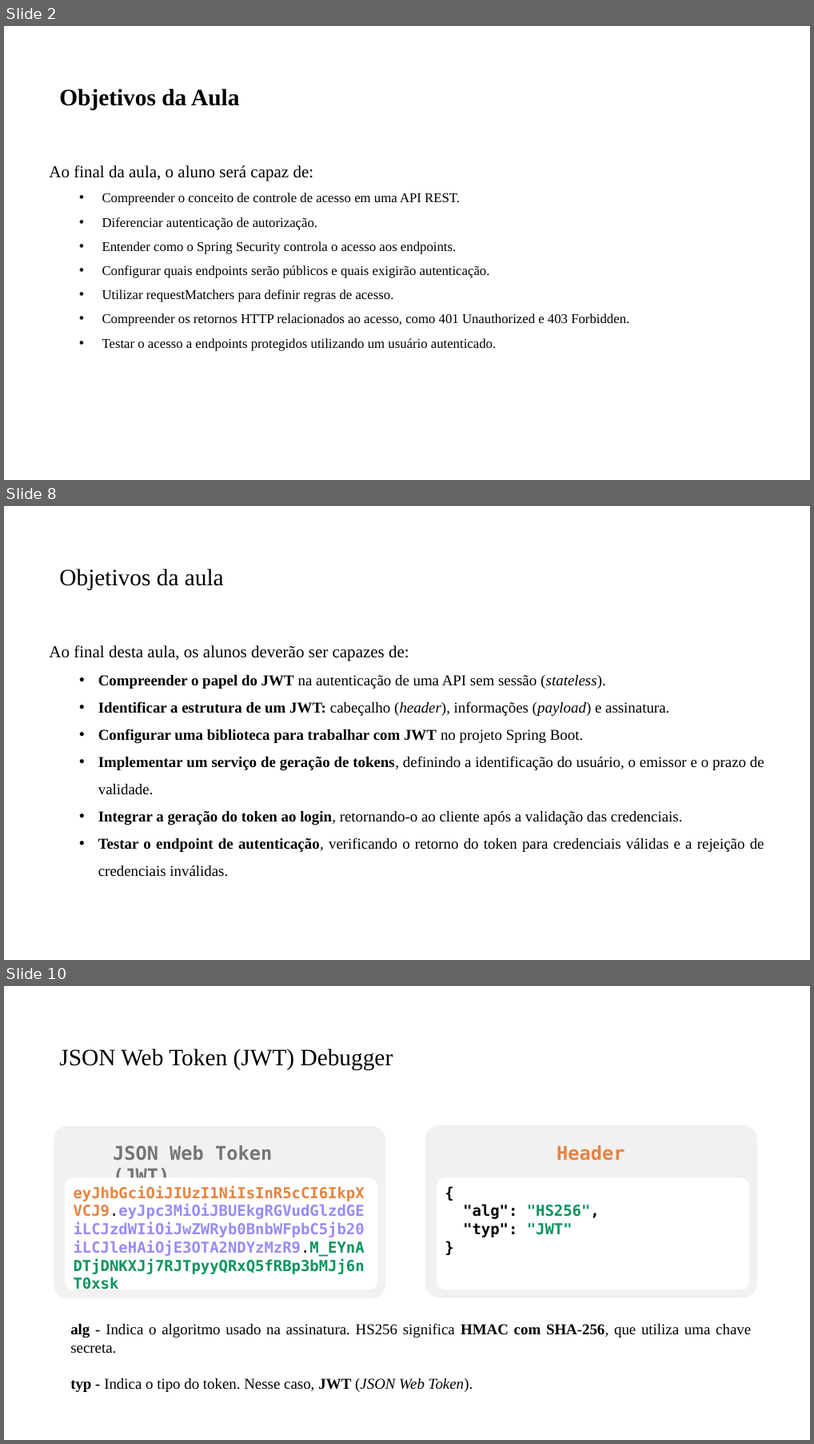
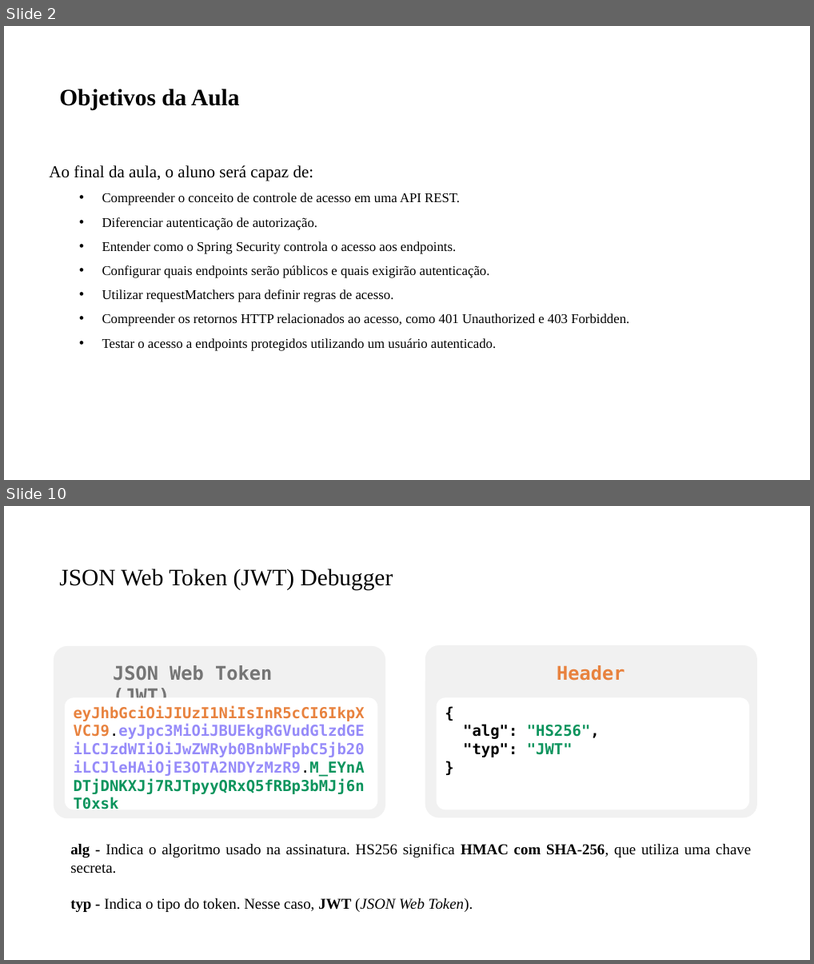
Before and after one commit to PedroMiho/UMC, a slide deck: engenharia-software/software-corporativo/boas-praticas/aula-08-controle-acesso/spring-security.pptx. Shown one above the other, each under a label of ours: slides 2, 8 and 10 before the commit, slides 2 and 10 after it; the slides between them are not shown. The pictures are 814x1444 and 814x964 pixels, drawn with LibreOffice and Linux fonts; fonts in the diff are those of the drawing; background and template pictures are left out. Boxes give left, top, right and bottom in pixels: in the first picture for what was removed or moved away, otherwise in the second. Text is boxed around its words. In the diff, an @@ line names an element or a change of style, - is before the commit and + after.

```diff
--- a/engenharia-software/software-corporativo/boas-praticas/aula-08-controle-acesso/spring-security.pptx
+++ b/engenharia-software/software-corporativo/boas-praticas/aula-08-controle-acesso/spring-security.pptx
@@ slide 8 removed at [4, 506, 810, 960], background #FFFFFF @@
@@ title removed at [59, 568, 224, 591] @@
-Objetivos da aula
@@ text removed at [49, 645, 765, 876] @@
-Ao final desta aula, os alunos deverão ser capazes de:
-  • Compreender o papel do JWT na autenticação de uma API sem sessão (stateless).
-  • Identificar a estrutura de um JWT: cabeçalho (header), informações (payload) e assinatura.
-  • Configurar uma biblioteca para trabalhar com JWT no projeto Spring Boot.
-  • Implementar um serviço de geração de tokens, definindo a identificação do usuário, o emissor e o prazo de validade.
-  • Integrar a geração do token ao login, retornando-o ao cliente após a validação das credenciais.
-  • Testar o endpoint de autenticação, verificando o retorno do token para credenciais válidas e a rejeição de credenciais inválidas.
```
Also in this commit, not shown: 1 slide changed, 6 slides added, 21 other slides removed, 24 other files.
